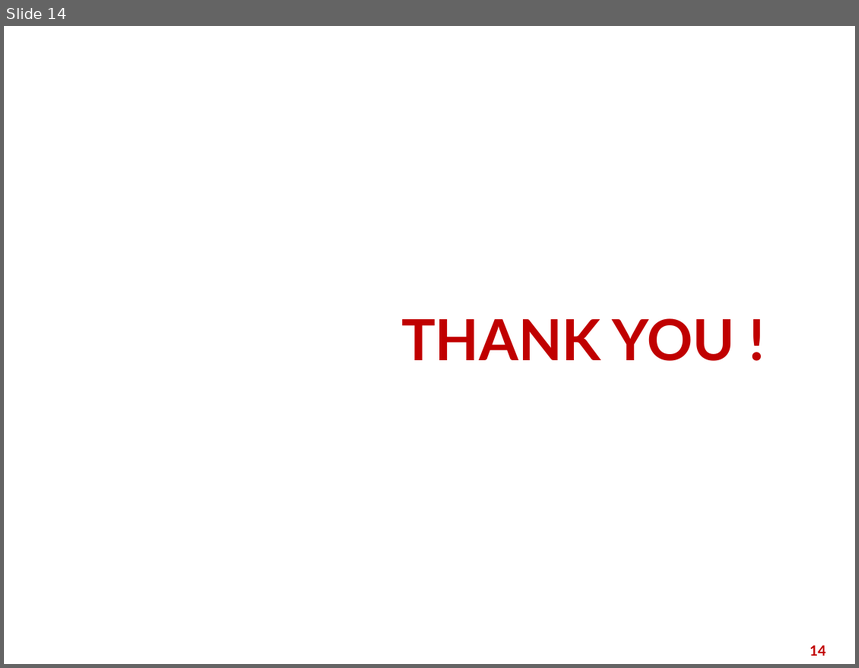
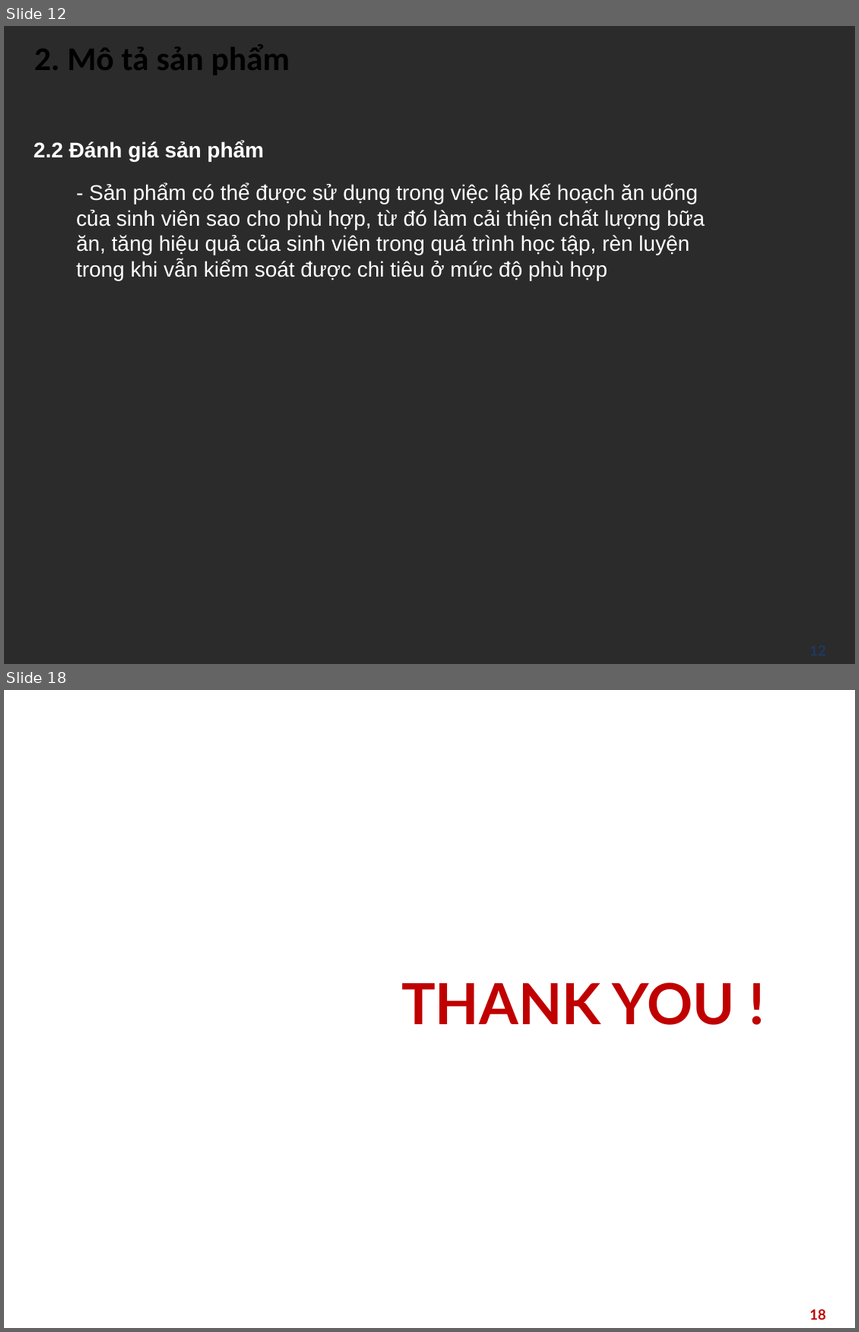
Before and after one commit to zVNoob/meal_suggestion, a slide deck: slides.odp. Shown one above the other, each under a label of ours: slide 14 before the commit, slides 12 and 18 after it; the slides between them are not shown. The pictures are 859x668 and 859x1332 pixels, drawn with LibreOffice and Linux fonts; fonts in the diff are those of the drawing; background and template pictures are left out; a plain dark background stands for a picture behind light text. Boxes give left, top, right and bottom in pixels: in the first picture for what was removed or moved away, otherwise in the second. Text is boxed around its words. In the diff, an @@ line names an element or a change of style, - is before the commit and + after.

```diff
--- a/slides.odp
+++ b/slides.odp
@@ slide 12 added at box(4, 26, 855, 664), background picture (left out) @@
@@ title added at box(34, 44, 291, 75), 28 pt, text #000000, bold @@
+2. Mô tả sản phẩm
@@ text added at box(34, 141, 264, 161), 18 pt, text #FFFFFF, bold @@
+2.2 Đánh giá sản phẩm
@@ text added at box(76, 183, 705, 281), 18 pt, text #FFFFFF @@
+- Sản phẩm có thể được sử dụng trong việc lập kế hoạch ăn uống của sinh viên sao cho phù hợp, từ đó làm cải thiện chất lượng bữa ăn, tăng hiệu quả của sinh viên trong quá trình học tập, rèn luyện trong khi vẫn kiểm soát được chi tiêu ở mức độ phù hợp
@@ page number added at box(643, 638, 835, 664), 12 pt, text #203864, bold @@
+12
@@ what was slide 14 is now slide 18 @@
@@ page number at box(810, 1309, 826, 1320): text changed @@
-14
+18
```
Also in this commit, not shown: 2 slides changed, 6 other slides added, 3 slides removed, 1 other file.
